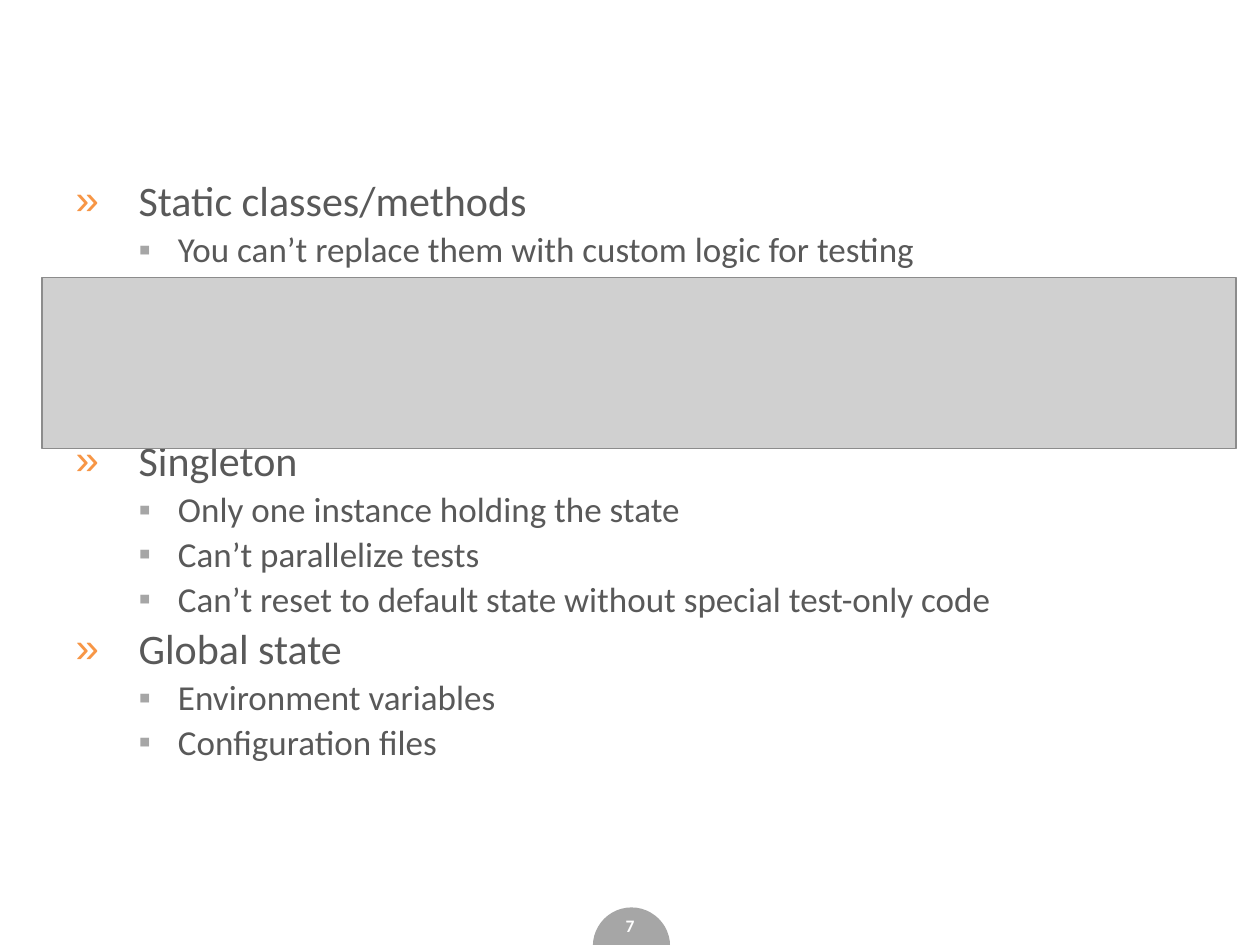
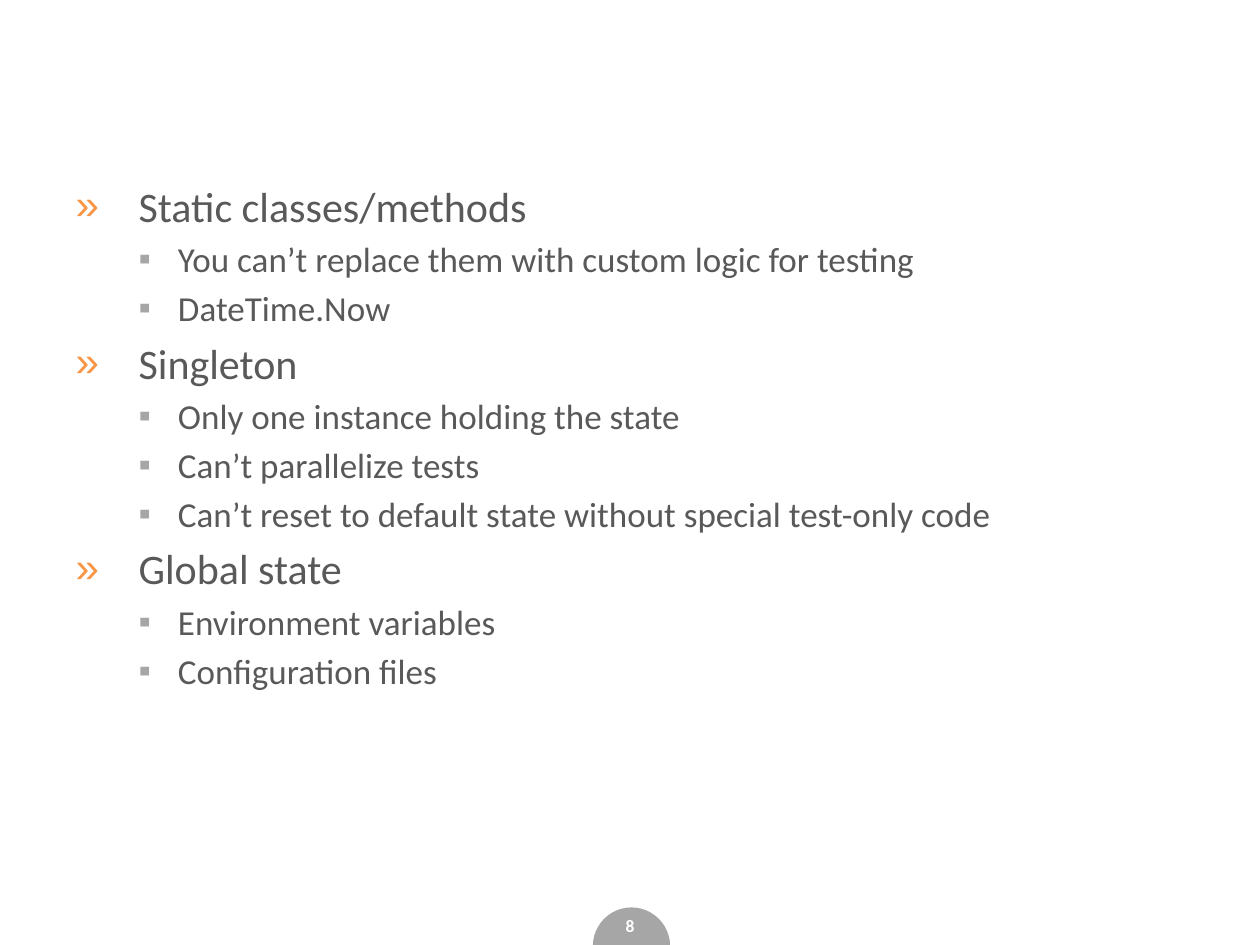
Before and after one commit to Katulus/WebApplictionTestingExample, a slide deck: slide 8 of slides.pptx (slide 7 before the commit). Drawn at 1260x945 pixels with LibreOffice and Linux fonts; fonts in the diff are those of the drawing; grey boxes stand for pictures; background and template pictures are left out. Boxes give left, top, right and bottom in pixels: in the first picture for what was removed or moved away, otherwise in the second. Text is boxed around its words. In the diff, an @@ line names an element or a change of style, - is before the commit and + after.

```diff
--- a/slides.pptx
+++ b/slides.pptx
@@ text at (139, 193, 913, 690): line spacing 0.9 to 1 @@
@@ picture removed at (42, 277, 1236, 449) @@
@@ text at (178, 297, 390, 321): paragraph added @@
+  ▪ DateTime.Now
@@ page number at (626, 920, 635, 932): text changed @@
-7
+8
```
Also in this commit, not shown: 5 other slides changed, 1 slide added, 5 other files.
